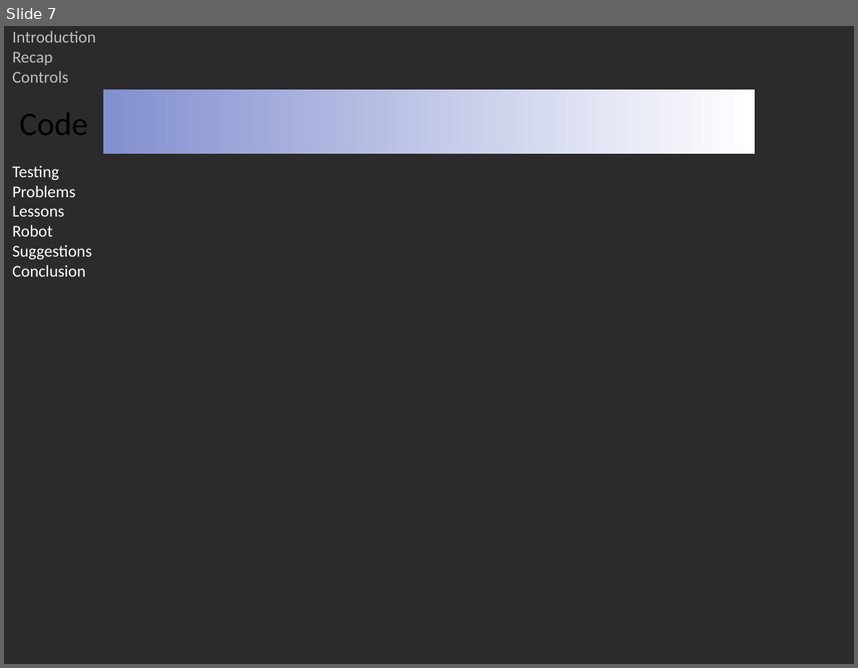
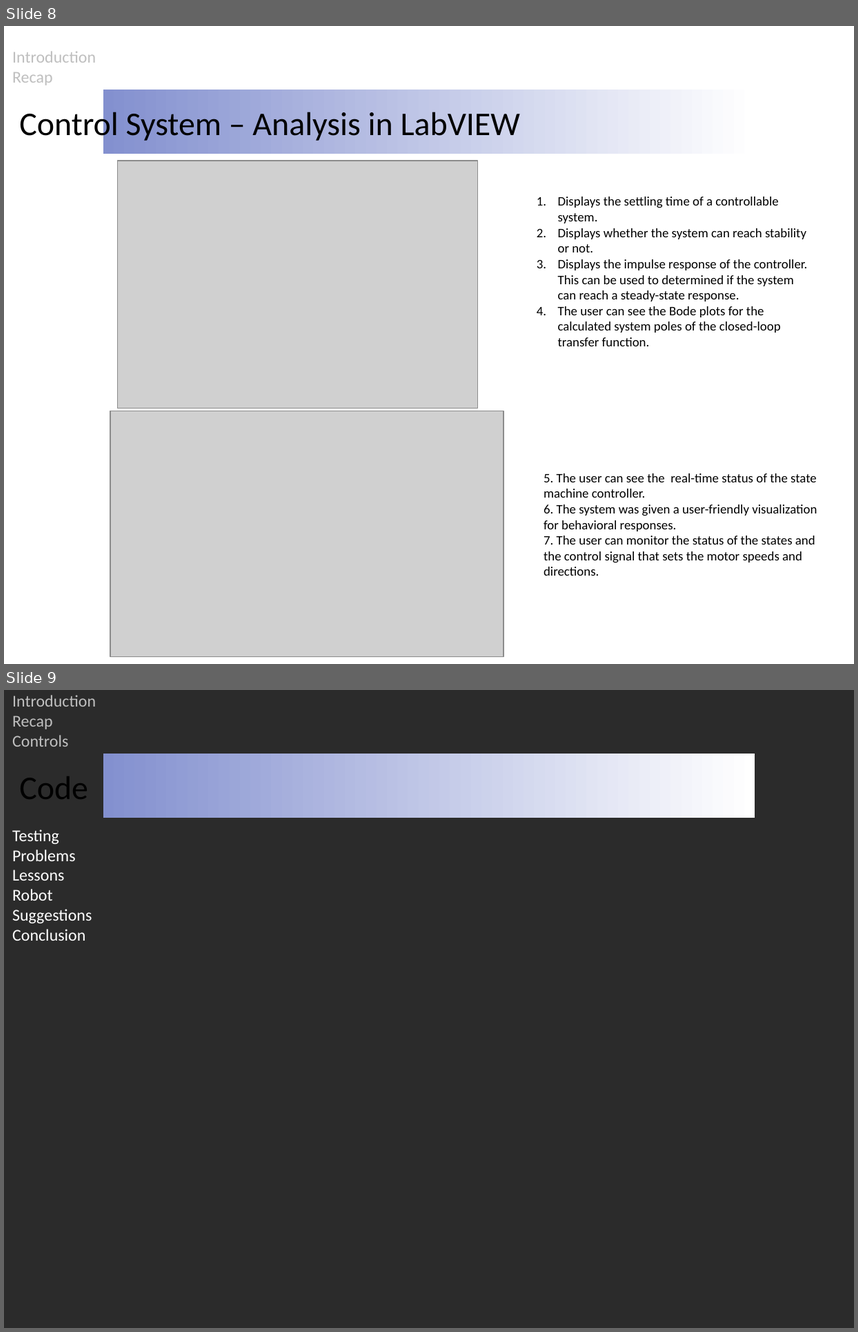
Before and after one commit to ruffsl/ROBO, a slide deck: Documentation/Final/Final Presentation.pptx. Shown one above the other, each under a label of ours: slide 7 before the commit, slides 8 and 9 after it. The pictures are 858x668 and 858x1332 pixels, drawn with LibreOffice and Linux fonts; fonts in the diff are those of the drawing; grey boxes stand for pictures; background and template pictures are left out; a plain dark background stands for a picture behind light text. Boxes give left, top, right and bottom in pixels: in the first picture for what was removed or moved away, otherwise in the second. Text is boxed around its words. In the diff, an @@ line names an element or a change of style, - is before the commit and + after.

Commit message:
Added Control Systems slides

```diff
--- a/Documentation/Final/Final Presentation.pptx
+++ b/Documentation/Final/Final Presentation.pptx
@@ slide 8 added at [4, 26, 854, 664], background picture (left out) @@
@@ text added at [12, 51, 96, 85], 14 pt, text #BFBFBF @@
+Introduction
+Recap
@@ text added at [19, 107, 520, 143], 28 pt, text #000000 @@
+Control System – Analysis in LabVIEW
@@ rectangle added at [103, 89, 755, 154], fill gradient #8390CF to #FFFFFF @@
@@ text added at [4, 157, 238, 305], 14 pt, text #FFFFFF @@
+Code
+Testing
+Problems
+Lessons
+Robot
+Suggestions
+Conclusion
@@ picture added at [117, 161, 477, 408] @@
@@ text added at [558, 196, 807, 346], 11 pt, text #000000 @@
+1. Displays the settling time of a controllable system.
+2. Displays whether the system can reach stability or not.
+3. Displays the impulse response of the controller. This can be used to determined if the system can reach a steady-state response.
+4. The user can see the Bode plots for the calculated system poles of the closed-loop transfer function.
@@ picture added at [110, 411, 504, 657] @@
@@ text added at [544, 473, 817, 575], 11 pt, text #000000 @@
+5. The user can see the real-time status of the state machine controller.
+6. The system was given a user-friendly visualization for behavioral responses.
+7. The user can monitor the status of the states and the control signal that sets the motor speeds and directions.
@@ what was slide 7 is now slide 9 @@
```
Also in this commit, not shown: 1 slide changed, 1 other slide added.
